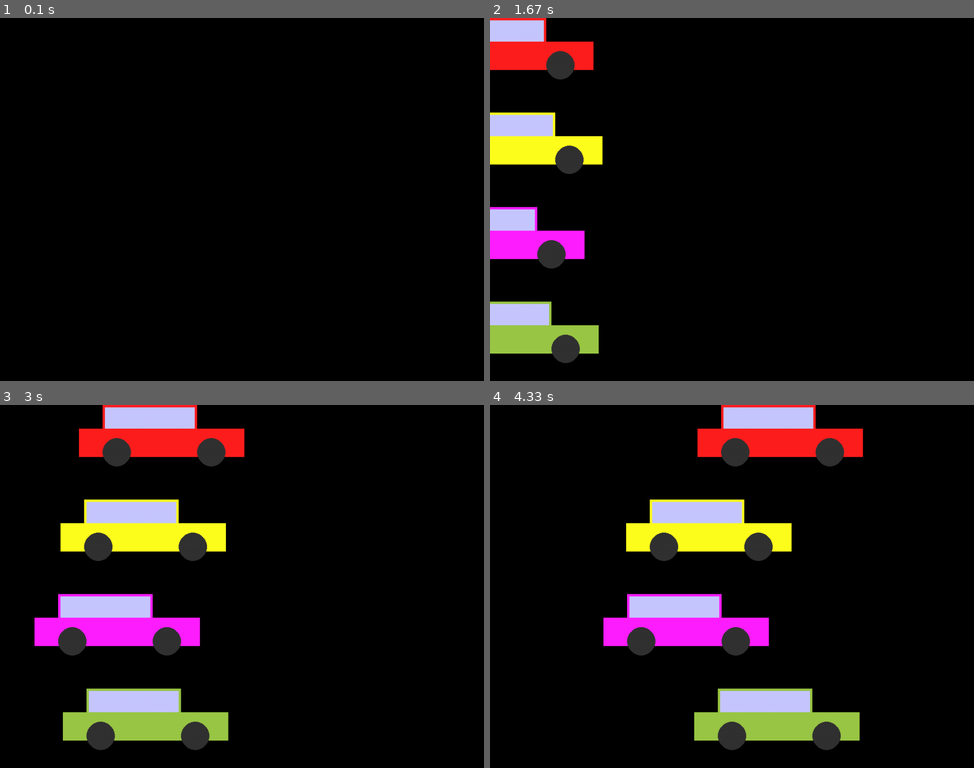
Above: before the commit, frames 1-4 (two rows, left to right).
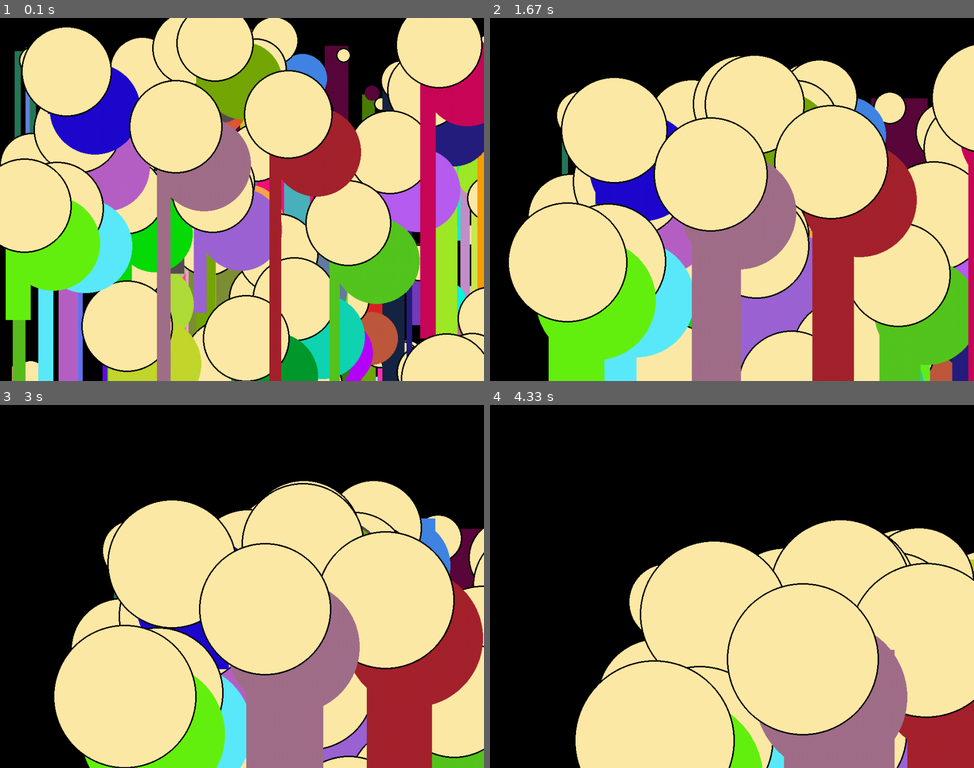
Above: after the commit, the same moments.

Repository: orthodoxego/oop-test-pygame
Game: pygame game, started from start.py
The game is run twice, just before and just after one commit, with the same random seed, the same clock (stepped at 60 frames per second) and the same inputs.
Inputs:
- Up to frame 1 (0.1 s): no input
- Up to frame 2 (1.67 s): no input
- Up to frame 3 (3 s): no input
- Up to frame 4 (4.33 s): no input

The runs differ from the first frame. In frame 1, 90% of the frame differs, in the area x 0-100%, y 0-100%; in frame 2, 81%; in frame 3, 67%; in frame 4, 55%.

Commit message:
Человечки

Diff:
--- a/dataclass/car.py
+++ /dev/null
@@ -1,27 +0,0 @@
-import pygame
-from random import randint
-from setup import *
-
-class Car:
-
-
-    def __init__(self, x, y, color, n):
-        self.x = x
-        self.y = y
-        self.color = color
-        self.number = n
-
-    def move(self):
-        if (randint(0, 10) > 4):
-            self.x += randint(1, 20)
-
-        if (self.x > WIDTH):
-            print(self.number)
-
-
-    def draw(self, scene):
-        pygame.draw.rect(scene, self.color, (self.x - 80, self.y - 50, 350, 60))
-        pygame.draw.rect(scene, self.color, (self.x - 30, self.y - 100, 200, 50))
-        pygame.draw.rect(scene, (200, 200, 255), (self.x - 25, self.y - 95, 190, 45))
-        pygame.draw.circle(scene, (50, 50, 50), (self.x, self.y), 30)
-        pygame.draw.circle(scene, (50, 50, 50), (self.x + 200, self.y), 30)
--- a/dataclass/square.py
+++ b/dataclass/square.py
@@ -3,21 +3,26 @@
 
 class Square:
 
-    def __init__(self, x, y, color, r, d, e):
+    def __init__(self, x, y, color, r, d, e, i):
         self.x = x
         self.y = y
         self.color = color
         self.r = r
         self.d = d
         self.e = e
+        self.i = i
 
     def move(self):
-        self.x += randint(-5, 5)
-        self.y += randint(-5, 5)
+        self.x += randint(0, 5)
+        self.y += randint(0, 5)
 
     def resize(self):
-        self.r += randint(0, 1)
-        self.d += randint(0, 1)
+        self.r += randint(0, 3)
+        self.d += randint(0, 3)
+        self.i += randint(0, 1)
 
     def draw(self, scene):
         pygame.draw.rect(scene, self.color, (self.x, self.y, self.r, self.d), self.e)
+        pygame.draw.circle(scene, self.color, (self.x + 100, self.y + 100), self.i)
+        pygame.draw.circle(scene, (254, 235, 167), (self.x + 40, self.y + 20), self.i)
+        pygame.draw.circle(scene, (0, 0, 0), (self.x + 40, self.y + 20), self.i, 3)
--- a/start.py
+++ b/start.py
@@ -3,7 +3,6 @@
 from random import randint
 from dataclass.circle import Circle
 from dataclass.square import Square
-from dataclass.car import Car
 
 pygame.init()
 pygame.display.set_caption("Test OOP")
@@ -27,13 +26,7 @@
     r = randint(5, 50)
     d = randint(0, WIDTH)
     e = randint(0, HEIGHT)
-    sqe.append(Square(x, y, color, r, d, e))
- # def __init__(self, x, y, color, r, d, e):
-
-a = Car(-300, 100, (255, 30, 30), 1)
-b = Car(-300, 300, (255, 255, 30), 2)
-c = Car(-300, 500, (255, 30, 255), 3)
-d = Car(-300, 700, (155, 200, 70), 4)
+    sqe.append(Square(x, y, color, r, d, e, i))
 
 while playGame:
     for event in pygame.event.get():
@@ -47,30 +40,13 @@
 
     # ============================================
 
-    a.draw(scene)
-    b.draw(scene)
-    c.draw(scene)
-    d.draw(scene)
-
-    a.move()
-    b.move()
-    c.move()
-    d.move()
-
-    # for i in range(len(crc)):
-    #     crc[i].move()
-    #     crc[i].draw(scene)
-
-    # for i in range(len(sqe)):
-    #     sqe[i].resize()
-    #     sqe[i].move()
-    #     sqe[i].draw(scene)
+    for i in range(len(sqe)):
+        sqe[i].resize()
+        sqe[i].move()
+        sqe[i].draw(scene)
 
     # ============================================
     pygame.display.flip()
 
 
     deltatime = clock.tick(FPS) / 1000
-
-    if (a.x > WIDTH or b.x > WIDTH or c.x > WIDTH or d.x > WIDTH):
-        playGame = False
